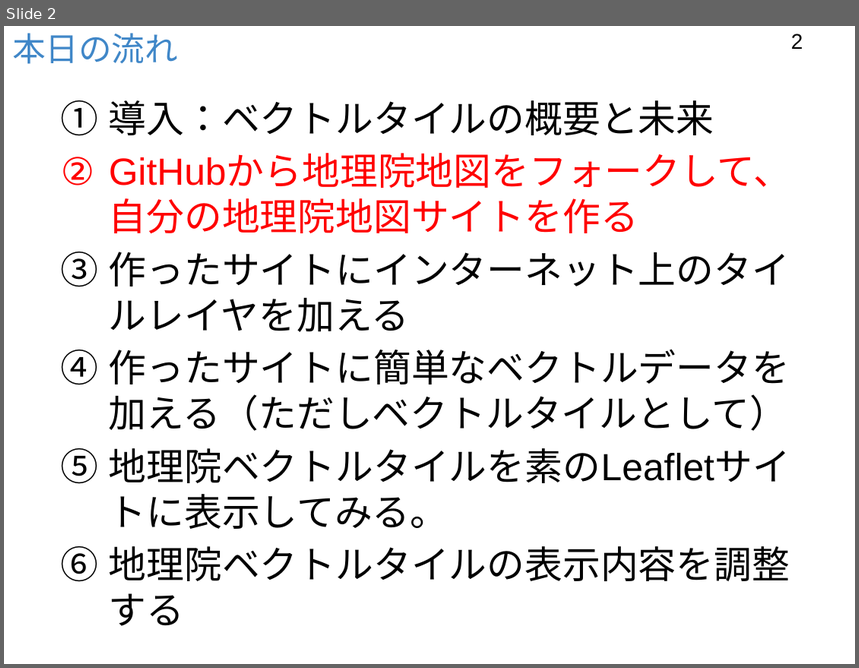
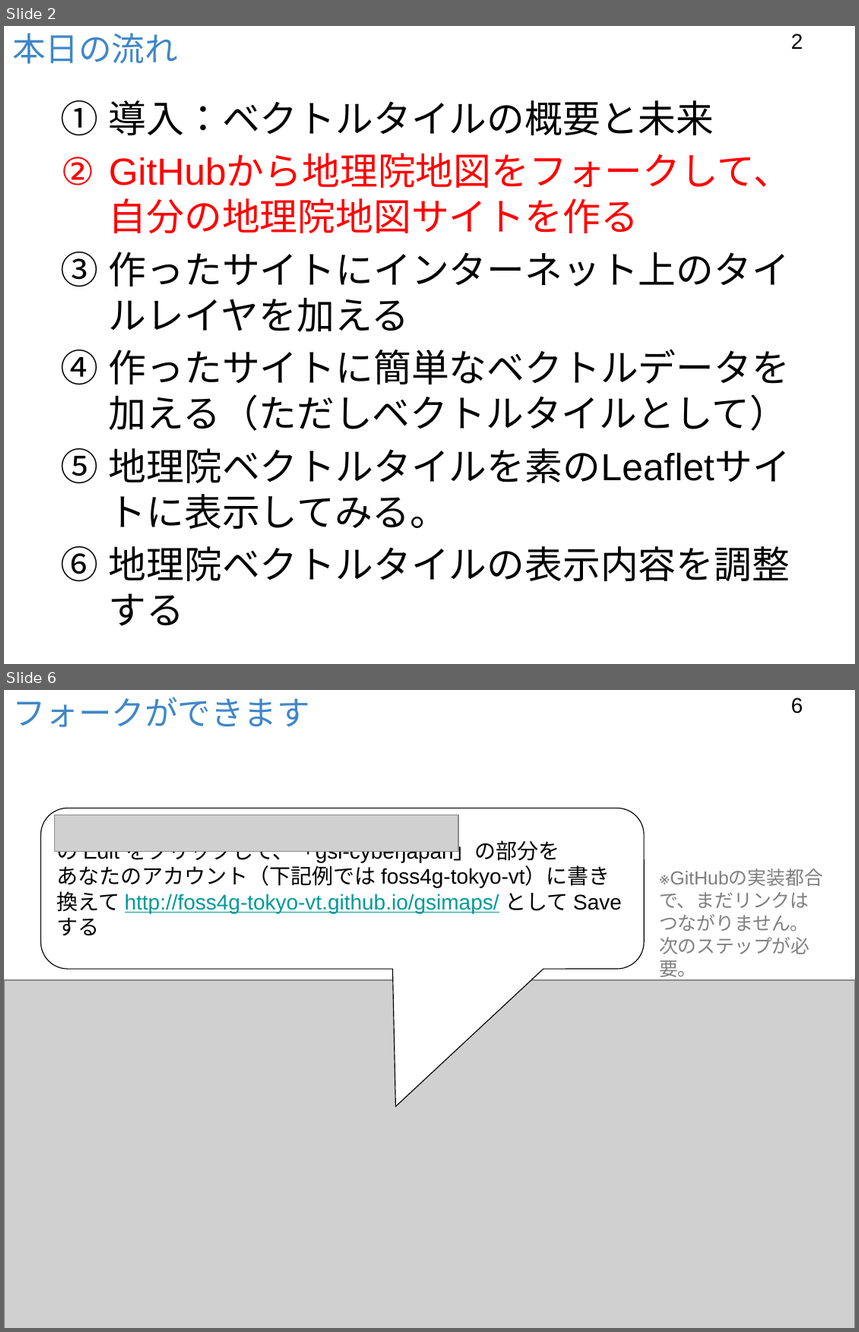
Before and after one commit to foss4g-tokyo-vt/slides, a slide deck: 151009ベクトルタイル利用サイトを作ろうPt.2.pptx. Shown one above the other, each under a label of ours: slide 2 before the commit, slides 2 and 6 after it; the slides between them are not shown. The pictures are 859x668 and 859x1332 pixels, drawn with LibreOffice and Linux fonts; fonts in the diff are those of the drawing; grey boxes stand for pictures; background and template pictures are left out. Boxes give left, top, right and bottom in pixels: in the first picture for what was removed or moved away, otherwise in the second. Text is boxed around its words. In the diff, an @@ line names an element or a change of style, - is before the commit and + after.

Commit message:
Update

```diff
--- a/151009ベクトルタイル利用サイトを作ろうPt.2.pptx
+++ b/151009ベクトルタイル利用サイトを作ろうPt.2.pptx
@@ slide 6 added at box(4, 690, 855, 1328), background #FFFFFF @@
@@ title added at box(12, 697, 310, 727), 28 pt, text #4087C8 @@
+フォークができます
@@ page number added at box(791, 698, 804, 714), 18 pt, text #000000 @@
+6
@@ rounded speech box added at box(40, 809, 644, 969), fill #FFFFFF, outline #000000 0.75 pt, 18 pt, text #000000 @@
+の Edit をクリックして、「gsi-cyberjapan」の部分を
+あなたのアカウント（下記例では foss4g-tokyo-vt）に書き換えて http://foss4g-tokyo-vt.github.io/gsimaps/ として Save する
@@ picture added at box(54, 815, 458, 852) @@
@@ text added at box(55, 843, 594, 879), 24 pt, text #000000 @@
+レポジトリのURLをフォークのURLに変更
@@ text added at box(659, 892, 810, 980), 16 pt, text #7F7F7F @@
+※GitHubの実装都合
+で、まだリンクは
+つながりません。
+次のステップが必要。
@@ picture added at box(4, 980, 855, 1328) @@
```
Also in this commit, not shown: 6 other slides added.
